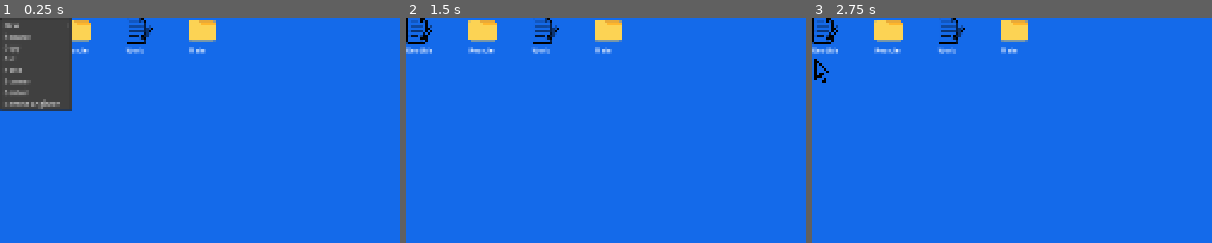
Above: before the commit, frames 1-3 (left to right).
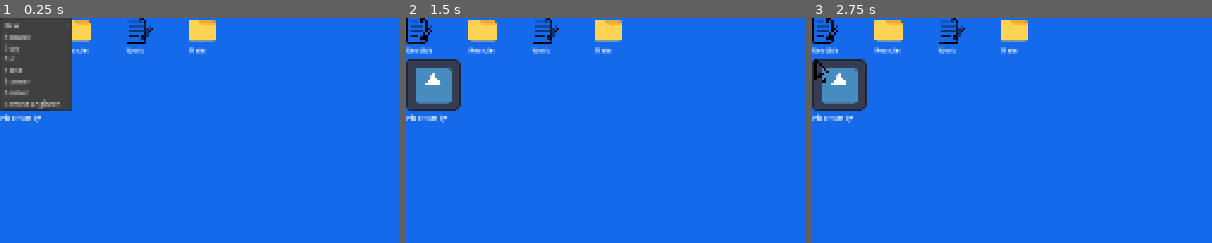
Above: after the commit, the same moments.

Repository: vividskiess/COS30031
Game: Godot game, scene res://Objects/Main_World.tscn
The game is run twice, just before and just after one commit, with the same random seed, the same clock (stepped at 60 frames per second) and the same inputs. The engine's default icon, where the game draws it, is replaced by a stand-in: a white triangle on a blue panel in a dark square.
Inputs (mouse positions are % of the whole screen's width and height, from its top left):
- Up to frame 1 (0.25 s): no input
- Up to frame 2 (1.5 s): click "Start" at 0.5 s; click "Start" at 1.25 s
- Up to frame 3 (2.75 s): click (0, 9) at 2.02 s
The pictures show only the part of the screen within x 0-50%, y 0-50%; the shares and areas given below are measured in that part.

The runs differ from the first frame. In frame 1, 0.3% of the frame differs, in the area x 0-13%, y 40-47%; in frame 2, 3.3%, in the area x 0-14%, y 18-47%; in frame 3, 3.2%.

Commit message:
Added more malware behavoir and cleaned a bit of function

Diff:
--- a/Asset/Computer_Architecture/Desktop.tres
+++ b/Asset/Computer_Architecture/Desktop.tres
@@ -6,11 +6,12 @@
 [ext_resource type="Resource" uid="uid://cxwsuony4x2gt" path="res://Asset/Computer_Architecture/Desktop/Recycling_Bin.tres" id="3_m4bv1"]
 [ext_resource type="Resource" uid="uid://lk08txpuc40p" path="res://Asset/Computer_Architecture/Desktop/ToDoList.tres" id="4_bn80f"]
 [ext_resource type="Resource" uid="uid://cbi6o778pvfvb" path="res://Asset/Computer_Architecture/Desktop/Main.tres" id="5_m4bv1"]
+[ext_resource type="Resource" uid="uid://dwa0qsbtnllna" path="res://Asset/Computer_Architecture/Desktop/Image_test.tres" id="6_bn80f"]
 
 [resource]
 script = ExtResource("1_q07h3")
 display_name = "Desktop"
 icon_texture = ExtResource("2_0ma8g")
 file_type = 0
-contained_files = Array[ExtResource("1_q07h3")]([ExtResource("2_t8vdx"), ExtResource("3_m4bv1"), ExtResource("4_bn80f"), ExtResource("5_m4bv1")])
+contained_files = Array[ExtResource("1_q07h3")]([ExtResource("2_t8vdx"), ExtResource("3_m4bv1"), ExtResource("4_bn80f"), ExtResource("5_m4bv1"), ExtResource("6_bn80f")])
 metadata/_custom_type_script = "uid://b01bfjknjm6rf"
--- /dev/null
+++ b/Asset/Computer_Architecture/Desktop/Image_test.tres
@@ -0,0 +1,12 @@
+[gd_resource type="Resource" script_class="FileResource" format=3 uid="uid://dwa0qsbtnllna"]
+
+[ext_resource type="Script" uid="uid://b01bfjknjm6rf" path="res://Script/FileResource.gd" id="1_0mi2e"]
+[ext_resource type="Texture2D" uid="uid://cvqr5dbay76f7" path="res://Asset/icon.svg" id="2_ngu5m"]
+
+[resource]
+script = ExtResource("1_0mi2e")
+display_name = "Pic of family"
+icon_texture = ExtResource("2_ngu5m")
+image_content = ExtResource("2_ngu5m")
+file_type = 2
+metadata/_custom_type_script = "uid://b01bfjknjm6rf"
--- a/Objects/Desktop_Manger.tscn
+++ b/Objects/Desktop_Manger.tscn
@@ -6,6 +6,7 @@
 [ext_resource type="PackedScene" uid="uid://b6a2wm3d51h2f" path="res://Objects/Folder_content.tscn" id="4_ukg44"]
 [ext_resource type="PackedScene" uid="uid://dxf7ph5nbl2i4" path="res://Objects/Text_content.tscn" id="5_1af10"]
 [ext_resource type="PackedScene" uid="uid://djvel2tbwfkh8" path="res://Objects/Pop_up_notification.tscn" id="6_f35i7"]
+[ext_resource type="PackedScene" uid="uid://en2gv8hgdll1" path="res://Objects/Image_content.tscn" id="6_g5yav"]
 [ext_resource type="PackedScene" uid="uid://dqmambeci3q0y" path="res://Objects/Scanner.tscn" id="7_g5yav"]
 [ext_resource type="PackedScene" uid="uid://djlfigylqglor" path="res://Objects/Remediate.tscn" id="8_22w1b"]
 
@@ -37,6 +38,7 @@
 desktop_icon = ExtResource("3_ds4ad")
 folder_scence = ExtResource("4_ukg44")
 text_scence = ExtResource("5_1af10")
+image_scence = ExtResource("6_g5yav")
 notification_scence = ExtResource("6_f35i7")
 Scanner_scence = ExtResource("7_g5yav")
 remediate_scence = ExtResource("8_22w1b")
@@ -106,9 +108,9 @@
 anchor_top = 1.0
 anchor_right = 1.0
 anchor_bottom = 1.0
-offset_left = -347.0
-offset_top = -117.0
-offset_right = -307.0
-offset_bottom = -77.0
+offset_left = -167.0
+offset_top = -130.0
+offset_right = -127.0
+offset_bottom = -90.0
 grow_horizontal = 0
 grow_vertical = 0
--- /dev/null
+++ b/Objects/Image_content.tscn
@@ -0,0 +1,16 @@
+[gd_scene format=3 uid="uid://en2gv8hgdll1"]
+
+[ext_resource type="Script" uid="uid://b3yaltycs1p71" path="res://Script/Image_content.gd" id="1_ijom1"]
+
+[node name="Image_Scence" type="Control" unique_id=1954798437]
+layout_mode = 3
+anchors_preset = 0
+script = ExtResource("1_ijom1")
+
+[node name="TextureRect" type="TextureRect" parent="." unique_id=1307441514]
+layout_mode = 0
+offset_left = 12.0
+offset_top = 10.0
+offset_right = 52.0
+offset_bottom = 50.0
+scale = Vector2(7.782604, 4.3048124)
--- a/Objects/Pop_up_notification.tscn
+++ b/Objects/Pop_up_notification.tscn
@@ -6,17 +6,26 @@
 bg_color = Color(0, 0.5396826, 0.89694744, 1)
 
 [node name="Popup" type="PanelContainer" unique_id=1766252695]
-custom_minimum_size = Vector2(250, 75)
-offset_right = 255.0
+custom_minimum_size = Vector2(260, 75)
+custom_maximum_size = Vector2(260, -1)
+propagate_maximum_size = false
+offset_right = 574.0
 offset_bottom = 75.0
-scale = Vector2(1.0031555, 1)
+rotation = -0.0030829627
+scale = Vector2(0.8695645, 1.0528854)
 theme_override_styles/panel = SubResource("StyleBoxFlat_k4evr")
 script = ExtResource("1_4oruq")
 
 [node name="Vbox" type="HBoxContainer" parent="." unique_id=1895538859]
+custom_minimum_size = Vector2(270, 25)
+custom_maximum_size = Vector2(260, 15)
+propagate_maximum_size = false
 layout_mode = 2
+size_flags_vertical = 0
 
 [node name="Hbox" type="VBoxContainer" parent="Vbox" unique_id=945928408]
+custom_minimum_size = Vector2(260, 20)
+custom_maximum_size = Vector2(260, 20)
 layout_mode = 2
 size_flags_horizontal = 3
 
@@ -25,18 +34,24 @@
 custom_maximum_size = Vector2(120, 40)
 layout_mode = 2
 size_flags_horizontal = 8
-size_flags_vertical = 2
+size_flags_vertical = 0
 offset_transform_position = Vector2(0, -25)
 
 [node name="Title" type="Label" parent="Vbox/Hbox" unique_id=498809098]
-custom_minimum_size = Vector2(250, 50)
+custom_minimum_size = Vector2(260, 20)
+custom_maximum_size = Vector2(260, 20)
 layout_mode = 2
-size_flags_vertical = 1
+size_flags_horizontal = 0
 size_flags_stretch_ratio = 0.0
-offset_transform_enabled = true
+offset_transform_position = Vector2(10, 0)
 autowrap_mode = 2
 
 [node name="Message" type="Label" parent="Vbox" unique_id=2044002315]
+custom_minimum_size = Vector2(270, 40)
+custom_maximum_size = Vector2(270, 50)
 layout_mode = 2
+size_flags_horizontal = 2
+size_flags_vertical = 0
+offset_transform_position = Vector2(-20, 0)
 
 [node name="Timer" type="Timer" parent="." unique_id=277259152]
--- a/Script/Desktop_Manager.gd
+++ b/Script/Desktop_Manager.gd
@@ -4,9 +4,12 @@
 @export var desktop_icon: PackedScene
 @export var folder_scence: PackedScene
 @export var text_scence: PackedScene
+@export var image_scence: PackedScene
+
 @export var notification_scence: PackedScene
 @export var Scanner_scence: PackedScene
 @export var remediate_scence: PackedScene
+
 
 
 @export var difficulty: int = 3
@@ -63,6 +66,10 @@
 	InfectionManager.trigger_popup.connect(_on_icon_open)
 	InfectionManager.trigger_notification.connect(_spawn_notification)
 	InfectionManager.containment_breached.connect(_on_containment_breach)
+
+	#InfectionManager._inject_malware(Worm, "Worm", 2) #testing
+
+
 
 
 	#InfectionManager._inject_malware(AdwareVirus, "Adware", 1)
@@ -159,6 +166,11 @@
 			folder_content.open_new_window.connect(_on_icon_open)
 			folder_content.setup(data, "C:/Desktop/")
 
+		FileResource.FileType.IMAGE:
+			var image_content = image_scence.instantiate()
+			new_window.embed_content(image_content)
+			image_content.setup(data)
+
 
 #Control if window is changign size close or minimize
 func _control_window_state(window_node:Node, new_state:String) -> void:
@@ -223,17 +235,22 @@
 	_refresh_grid()
 	RightClickMenu.request_refresh.emit(old_folder)
 
+
+#To be moved to a different folder
 func _spawn_random_virus() -> void:
 	var virus_pool = [Rename_Virus, AdwareVirus, file_eater, destruction]
 
 	var fake_names = ["1.exe", "2.exe", "3.exe", "4.exe"]
 	var all_item = FileSys._get_all_files(FileSys.desktop_folder)
 
-	var all_folders: Array[FileResource] = [FileSys.desktop_folder]
-
-	for item in all_item:
-		if item.file_type == FileResource.FileType.FOLDER:
-			all_folders.append(item)
+	#var all_folders: Array[FileResource] = [FileSys.desktop_folder]
+	#
+	#for item in all_item:
+		#if item.file_type == FileResource.FileType.FOLDER:
+			#all_folders.append(item)
+
+	var all_folders: Array[FileResource] = FileSys._get_all_folder(FileSys.desktop_folder)
+	print(all_folders.size())
 
 	for i in range(difficulty):
 		var chosen_virus = virus_pool.pick_random()
@@ -267,10 +284,11 @@
 
 func _contian_virus(file: FileResource) -> void:
 	var success = InfectionManager.attempt_containment(file, 2.0)
-	if success:
-		_show_notification("Threat Contianed", "%sContained for%d" % [file.display_name, int(2)])
-	else:
-		_show_notification("Containment Failed", "%s is not an acive threat" % file.display_name)
+	if file:
+		if success:
+			_show_notification("Threat Contianed", "%sContained for%d" % [file.display_name, int(2)])
+		else:
+			_show_notification("Containment Failed", "%s is not an acive threat" % file.display_name)
 
 func _on_containment_breach(file:FileResource) -> void:
 	print("containment breach")
--- a/Script/FileSys.gd
+++ b/Script/FileSys.gd
@@ -60,6 +60,7 @@
 		new_file.parent_path = target_folder
 		target_folder.contained_files.append(new_file)
 
+#get file in folder
 func get_all_file_in_folder_for_scan(current_folder: FileResource) -> Array[FileResource]:
 	var found_files: Array[FileResource] = []
 	for item in current_folder.contained_files:
@@ -68,6 +69,7 @@
 
 	return found_files
 
+#get all of the files
 func _get_all_files(current_folder: FileResource) -> Array[FileResource]:
 	var found_files: Array[FileResource] = []
 
@@ -80,3 +82,16 @@
 			found_files.append(item)
 
 	return found_files
+
+#get only folder
+func _get_all_folder(current_folder: FileResource) -> Array[FileResource]:
+	var found_files: Array[FileResource] = []
+
+	for item in current_folder.contained_files:
+		if item.file_type == FileResource.FileType.FOLDER:
+			var sub_folder = _get_all_files(item)
+			found_files.append(item)
+		else:
+			found_files.append(item)
+
+	return found_files
--- /dev/null
+++ b/Script/File_Locker.gd
@@ -0,0 +1,11 @@
+extends Node
+
+
+# Called when the node enters the scene tree for the first time.
+func _ready() -> void:
+	pass # Replace with function body.
+
+
+# Called every frame. 'delta' is the elapsed time since the previous frame.
+func _process(delta: float) -> void:
+	pass
--- a/Script/File_Scrambler.gd
+++ /dev/null
@@ -1,27 +0,0 @@
-class_name Rename_Virus extends Base_malware
-
-func cause_symptom() -> void:
-	var all_file = _get_all_files(FileSys.desktop_folder)
-
-	if all_file.has(Host_file): #virus dosent curr itself
-		all_file.erase(Host_file)
-
-	if all_file.size() > 0:
-		var target_file = all_file.pick_random()
-		target_file.display_name = "0x" + str(randi() % 9999) + ".CR" #Corrupt name
-
-		RightClickMenu.request_refresh.emit(target_file.parent_path)
-
-
-func _get_all_files(current_folder: FileResource) -> Array[FileResource]:
-	var found_files: Array[FileResource] = []
-
-	for item in current_folder.contained_files:
-		if item.file_type == FileResource.FileType.FOLDER:
-			var sub_folder = _get_all_files(item)
-			found_files.append(item)#infect the folder as well :>
-			found_files.append_array(sub_folder)
-		else:
-			found_files.append(item)
-
-	return found_files
--- a/Script/Fileresource.gd
+++ b/Script/Fileresource.gd
@@ -3,10 +3,11 @@
 
 #Todo File type checking for Directory
 
-enum FileType {FOLDER, TEXT, IMAGE, EXECUTABLE, MALICOUS, SCANNER}
+enum FileType {FOLDER, TEXT, IMAGE, EXECUTABLE, MALICOUS, GAME_ASSET}
 
 @export var display_name: String = "New File"
 @export var icon_texture: Texture2D
+@export var image_content: Texture2D
 @export var file_type: FileType = FileType.TEXT
 @export var is_infected: bool = false
 
--- /dev/null
+++ b/Script/Image_content.gd
@@ -0,0 +1,10 @@
+extends Node
+
+@onready var image = $TextureRect
+
+var current_file: FileResource
+
+func setup(image_data: FileResource) -> void:
+	var current_image = image_data
+
+	image.texture = current_image.image_content
--- /dev/null
+++ b/Script/Renamer.gd
@@ -0,0 +1,13 @@
+class_name Rename_Virus extends Base_malware
+
+func cause_symptom() -> void:
+	var all_file = FileSys._get_all_files(FileSys.desktop_folder)
+
+	if all_file.has(Host_file): #virus dosent curr itself
+		all_file.erase(Host_file)
+
+	if all_file.size() > 0:
+		var target_file = all_file.pick_random()
+		target_file.display_name = "0x" + str(randi() % 9999) + ".CR" #Corrupt name
+
+		RightClickMenu.request_refresh.emit(target_file.parent_path)
--- /dev/null
+++ b/Script/Worm.gd
@@ -0,0 +1,15 @@
+class_name Worm extends Base_malware
+
+func cause_symptom() -> void:
+
+	var get_all_item = FileSys._get_all_files(FileSys.desktop_folder)
+	var all_folders: Array[FileResource] = FileSys._get_all_folder(FileSys.desktop_folder)
+
+	var clone_destination = all_folders.pick_random()
+
+	InfectionManager._inject_malware(
+		get_script(),
+		Host_file.display_name,
+		sym_timer.wait_time,
+		clone_destination
+	)
Not shown, added: Script/File_Locker.gd.uid
Not shown, added: Script/Image_content.gd.uid
Renamed: Script/File_Scrambler.gd.uid -> Script/Renamer.gd.uid
Not shown, added: Script/Worm.gd.uid
